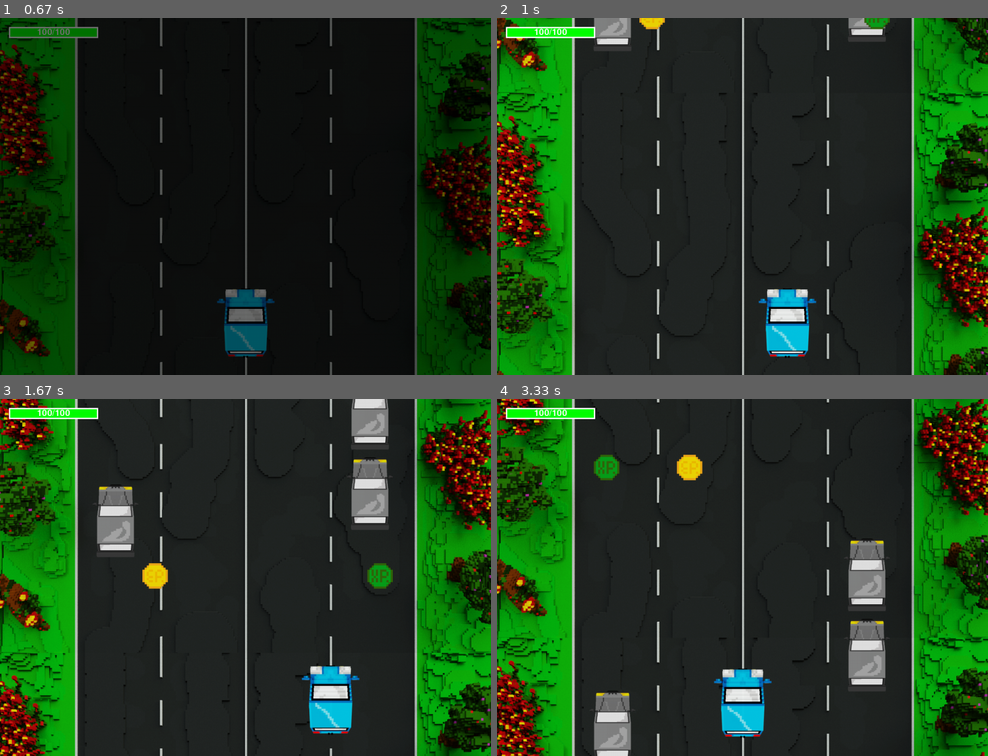
Above: before the commit, frames 1-4 (two rows, left to right).
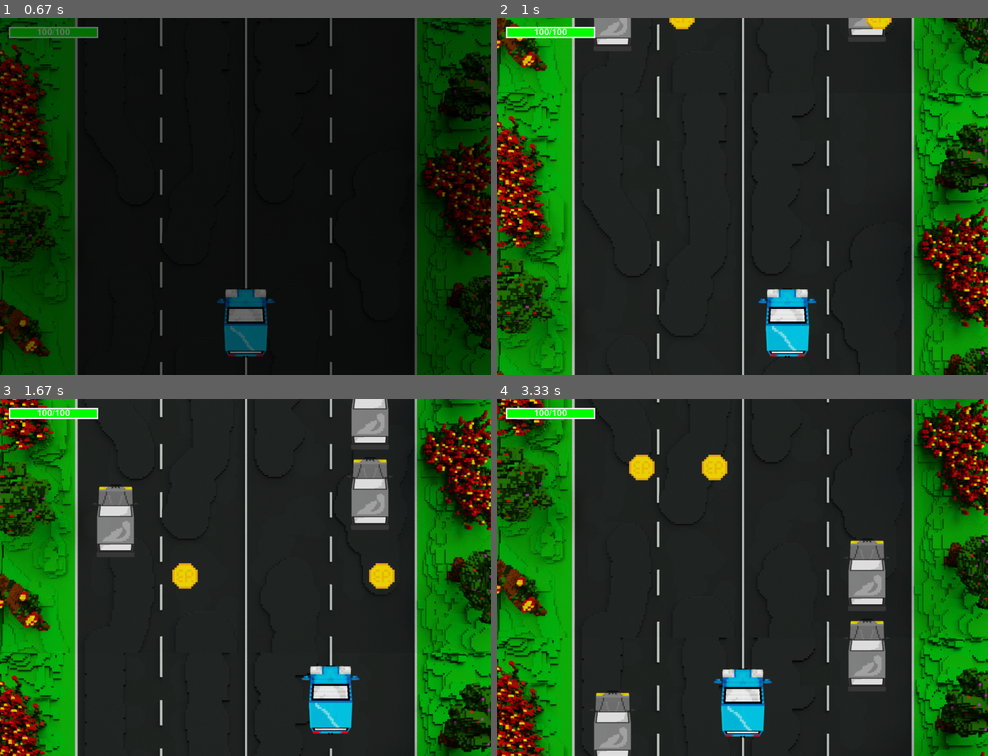
Above: after the commit, the same moments.

Repository: KidIsKing/TheFastestCar
Game: pygame game, started from src/main.py
Same seed, same stepped clock (60 frames per second), same inputs: the game is played once before the commit and once after it.
Inputs (mouse positions are in pixels of both pictures, inside the frame that each line leads up to):
- Up to frame 1 (0.67 s): click "Играть" at 0.38 s
- Up to frame 2 (1 s): hold Right from 0.67 s (still down); move the mouse to (722, 210) at 0.7 s
- Up to frame 3 (1.67 s): release Right at 1.13 s; hold Up 1.17-1.47 s; hold Right from 1.5 s (still down)
- Up to frame 4 (3.33 s): release Right at 1.97 s; hold Left 2-2.53 s; hold Down 2.57-2.87 s; hold Left 2.9-3.3 s

Frame 1 is identical in both runs. In frame 2, 0.4% of the frame differs, in the area x 29-81%, y 0-4%; in frame 3, 1.0%; in frame 4, 1.3%, in the area x 19-47%, y 15-23%.

Commit message:
some updates with bonuses

Diff:
--- a/src/constants.py
+++ b/src/constants.py
@@ -52,6 +52,11 @@
 HEALTH_BAR_Y = 20
 HEALTH_BAR_BORDER = 3
 
+# Типы бонусов
+BONUS_TYPES = ["hp", "ex"]
+MIN_BONUSES_COUNT = 1
+MAX_BONUSES_COUNT = 3
+
 # Colors
 WHITE = (255, 255, 255)
 BLACK = (0, 0, 0)
--- a/src/entities.py
+++ b/src/entities.py
@@ -150,6 +150,7 @@
 
 
 class Road:
+    """Дорога."""
     def __init__(self):
         self.image = pygame.image.load(ASSETS["road"])
         self.rect = self.image.get_rect()
@@ -175,21 +176,28 @@
 
 
 class Bonus:
-    def __init__(self, image_path):
+    """Бонус."""
+    scale_x = 0.3
+    scale_y = 0.3
+
+    def __init__(self, image_path, effects_type):
         self.image = pygame.image.load(image_path)
         self.image = pygame.transform.smoothscale(
             self.image,
-            (int(self.image.get_width() * 0.3), int(self.image.get_height() * 0.3))
+            (int(self.image.get_width() * self.scale_x), int(self.image.get_height() * self.scale_y))
         )
 
         self.rect = self.image.get_rect()
+        self.hitbox = self.rect.inflate(-10, -10)
         self.speed = 0
+
+        self.effects_type = effects_type
 
         self.spawn()
 
     def spawn(self):
         self.rect.y = -200
-        self.rect.x = random.randint(50, 850)
+        self.rect.x = random.randint(150, 850)
 
     def move(self, world_speed):
         self.rect.y += world_speed
--- a/src/main.py
+++ b/src/main.py
@@ -25,6 +25,9 @@
     FADE_SPEED,
     MAX_FADE_ALPHA,
     ASSETS,
+    MAX_BONUSES_COUNT,
+    MIN_BONUSES_COUNT,
+    BONUS_TYPES
 )
 
 
@@ -173,8 +176,11 @@
         self.player = Player()
         self.enemies = [Enemy() for _ in range(3)]
         self.health_bar = HealthBar(PLAYER_MAX_HEALTH)
-        self.hp = Bonus(ASSETS["hp"])
-        self.ex = Bonus(ASSETS["ex"])
+        bonus_types = BONUS_TYPES
+        self.bonuses = []
+        for _ in range(random.randint(MIN_BONUSES_COUNT, MAX_BONUSES_COUNT)):
+            bonus_type = random.choice(bonus_types)
+            self.bonuses.append(Bonus(ASSETS[bonus_type], bonus_type))
 
         self.current_world_speed = settings.base_world_speed
         self.player_visual_offset_y = 0
@@ -236,8 +242,11 @@
         self.player = Player()
         self.enemies = [Enemy() for _ in range(3)]
         self.road = Road()
-        self.hp = Bonus(ASSETS["hp"], "hp")
-        self.ex = Bonus(ASSETS["ex"], "ex")
+        bonus_types = BONUS_TYPES
+        self.bonuses = []
+        for _ in range(random.randint(MIN_BONUSES_COUNT, MAX_BONUSES_COUNT)):
+            bonus_type = random.choice(bonus_types)
+            self.bonuses.append(Bonus(ASSETS[bonus_type], bonus_type))
         self.health_bar.update(PLAYER_MAX_HEALTH)
         self.collided_enemy = None
         self.current_world_speed = settings.base_world_speed
@@ -247,7 +256,7 @@
     def calculate_damage(self):
         """Расчёт урона с гауссовым распределением."""
         damage = random.gauss(BASE_DAMAGE, DAMAGE_SPREAD)
-        damage = max(DAMAGE_MIN, max(DAMAGE_MAX, int(damage)))
+        damage = max(DAMAGE_MIN, min(DAMAGE_MAX, int(damage)))
         return damage
 
     def check_enemies_collision(self):
@@ -279,7 +288,20 @@
         if top_enemy.rect.bottom > bottom_enemy.rect.top - min_gap:
             top_enemy.rect.bottom = bottom_enemy.rect.top - min_gap
 
-    def check_health(self, enemy):
+    def give_health(self):
+        """Добавляем здоровье игрока."""
+        health_from_bonus = self.calculate_damage()
+        self.player.health += health_from_bonus
+        self.health_bar.update(self.player.health)
+
+    def check_player_bonuses_collision(self):
+        for bonus in self.bonuses:
+            if aabb_collide(self.player.hitbox, bonus.hitbox):
+                self.give_health()
+                return
+
+    def take_health(self, enemy):
+        """Отнимаем здоровье игрока."""
         if self.player.invulnerable:
             return
 
@@ -303,11 +325,8 @@
 
         for enemy in self.enemies:
             if aabb_collide(self.player.hitbox, enemy.hitbox):
-                self.check_health(enemy)
+                self.take_health(enemy)
                 return
-
-    def give_effects(self):
-        pass
 
     def _update_world_speed(self):
         """Изменение скорости всех объектов по нажатию клавиш вверх и вниз."""
@@ -362,6 +381,8 @@
                     enemy.move(
                         self.current_world_speed * 0.02
                     )  # нетронутые враги продолжают двигаться
+            for bonus in self.bonuses:
+                bonus.move(self.current_world_speed * 0.2)
             return
 
         self.player.update_invulnerable()
@@ -374,8 +395,8 @@
         for enemy in self.enemies:
             enemy.move(self.current_world_speed)
         self.player.move()
-        self.hp.move(self.current_world_speed)
-        self.ex.move(self.current_world_speed)
+        for bonus in self.bonuses:
+            bonus.move(self.current_world_speed)
 
         # Смещение игрока
         self.player.rect.y = self.player.base_y - self.player_visual_offset_y
@@ -384,6 +405,7 @@
         # Проверки коллизий через AABB
         self.check_enemies_collision()
         self.check_player_enemy_collision()
+        self.check_player_bonuses_collision()
 
     def draw_debug(self):
         """Отрисовка хитбоксов в дебаг-режиме."""
@@ -440,8 +462,8 @@
         for enemy in self.enemies:
             enemy.draw(self.screen)
         self.player.draw(self.screen)
-        self.hp.draw(self.screen)
-        self.ex.draw(self.screen)
+        for bonus in self.bonuses:
+            bonus.draw(self.screen)
 
         self.health_bar.draw(self.screen)
 
